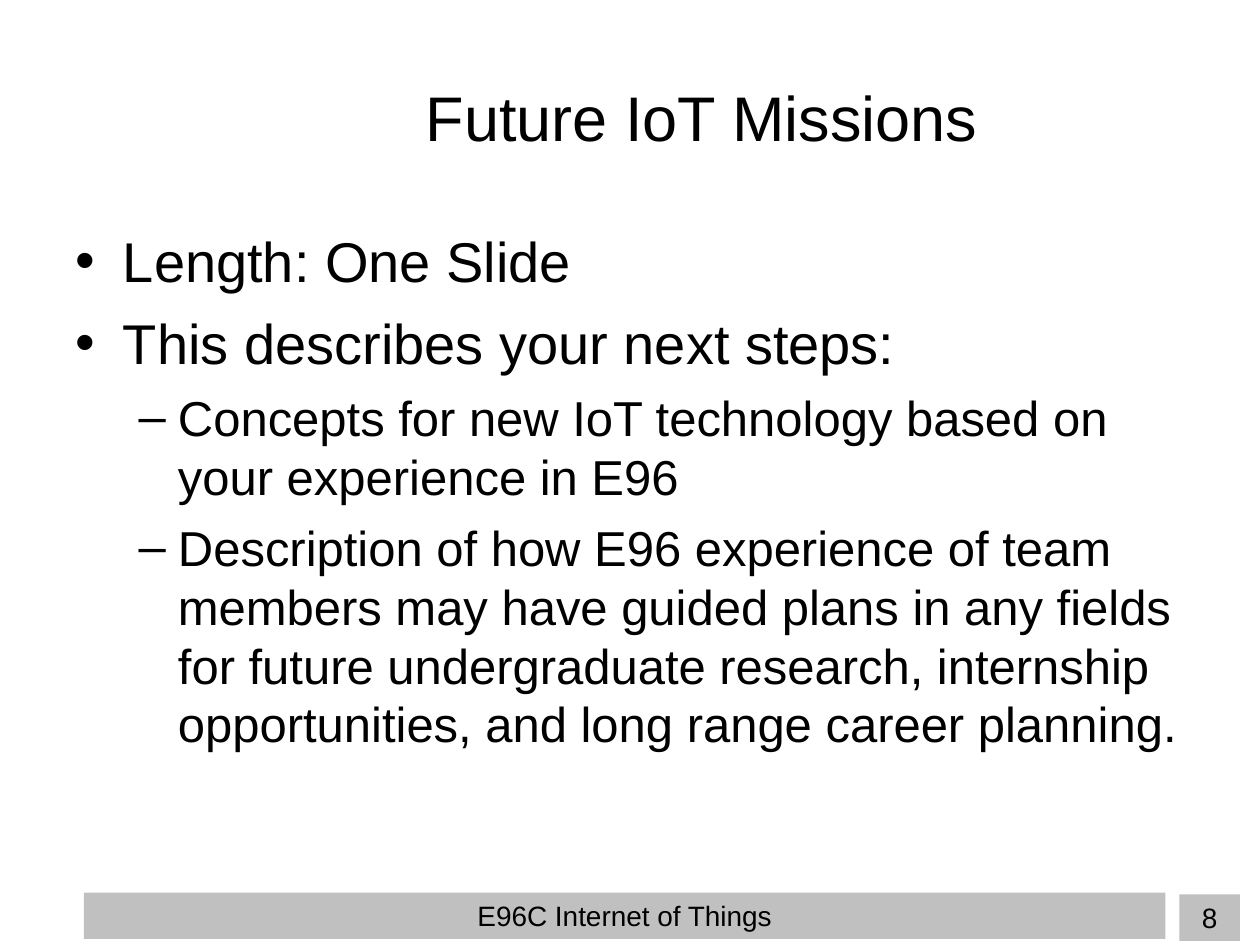
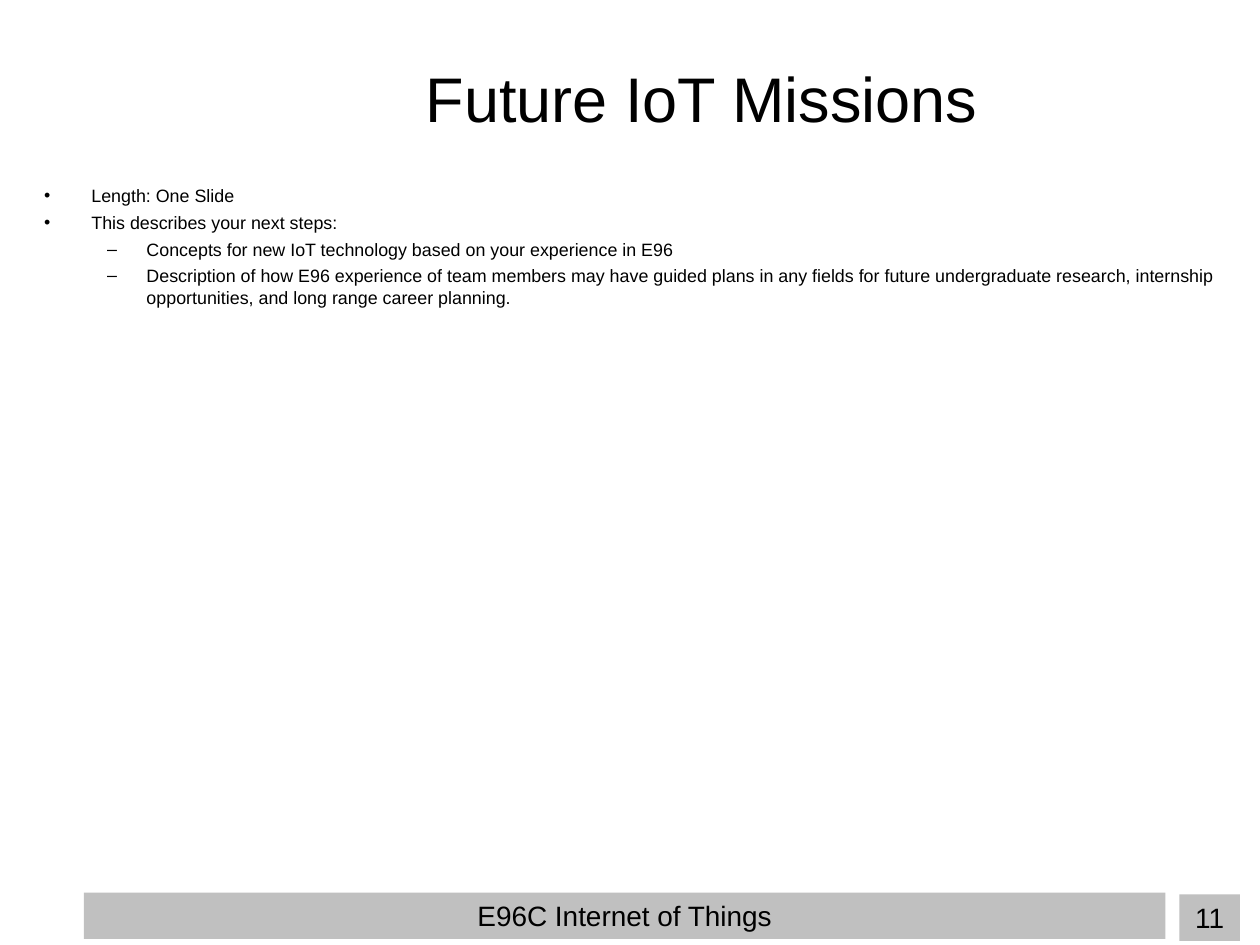
Before and after one commit to TheFearlessMagicians/wizdgetWand, a slide deck: slide 11 of wilson_hanif_varun_E96_presentation.ppt (slide 8 before the commit). Drawn at 1260x945 pixels with LibreOffice and Linux fonts; fonts in the diff are those of the drawing; background and template pictures are left out. Boxes give left, top, right and bottom in pixels: in the first picture for what was removed or moved away, otherwise in the second. Text is boxed around its words. In the diff, an @@ line names an element or a change of style, - is before the commit and + after.

```diff
--- a/wilson_hanif_varun_E96_presentation.ppt
+++ b/wilson_hanif_varun_E96_presentation.ppt
@@ title "Future IoT Missions": place and size @@
-title "Future IoT Missions" at (426,95,977,142)
+title "Future IoT Missions" at (426,76,977,123)
@@ text "Length: One Slide": place and size @@
-text "Length: One Slide" at (123,241,1177,753)
+text "Length: One Slide" at (91,189,1213,308)
@@ text "Length: One Slide" at (91,189,1213,308): size 32 to 10.2 pt in "Length: One Slide", "This describes your next steps:"; size 28 to 10.2 pt in "Concepts for new IoT technology based on ...", "Description of how E96 experience of team ..."; less space between paragraphs @@
@@ page number at (1195,908,1224,928): text changed @@
-8
+11
```
Also in this commit, not shown: 6 other slides changed, 3 slides added.
